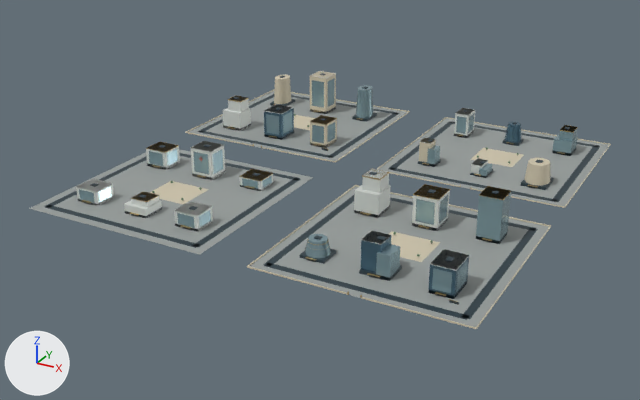
Renders of the glTF model web/public/assets/3d/ampliworld/GC-CITY-2030/GC-TILE-06-15.glb from each side of a commit.
Rendered twice from a camera (50 mm lens) standing at (-3335.0, -1301.0, 589.0) and looking at (-4023.0, -51.0, -36.0). Lighting does not change. The marker at lower left points along +X, +Y and +Z. The first picture is the older version. Where no turn or scale is listed for an object, it has been applied to the vertices. Vertices at exactly the same position are counted once.

The first picture shows 'GC-TILE-06-15-blue', 'GC-TILE-06-15-dark', 'GC-TILE-06-15-glass', 'GC-TILE-06-15-gold', 'GC-TILE-06-15-ivory', 'GC-TILE-06-15-paving', 'GC-TILE-06-15-white' and 1 more.
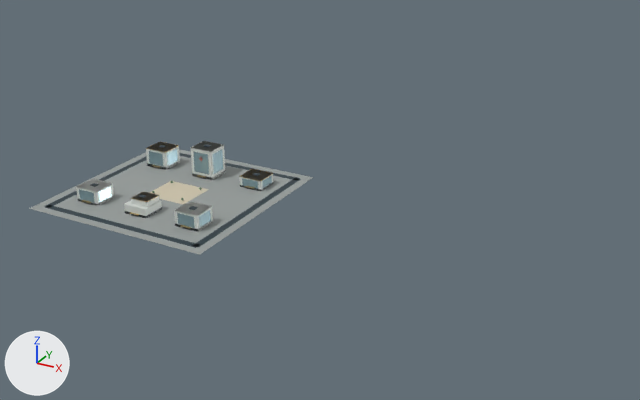
Pixel boxes (x1, y1, x2, y2) of what changed, in the pictures (640 x 400 px):
'GC-TILE-06-15-paving', reshaped (51% narrower, 55% shorter)
    before: (29, 91, 609, 327)
    after: (29, 149, 313, 255)
'GC-TILE-06-15-dark', reshaped (54% narrower, 58% shorter)
    before: (45, 73, 600, 320)
    after: (45, 144, 301, 248)
'GC-TILE-06-15-glass', reshaped (61% narrower, 63% shorter)
    before: (79, 78, 578, 293)
    after: (79, 149, 272, 228)
'GC-TILE-06-15-ivory', reshaped (87% narrower, 91% shorter)
    before: (150, 71, 611, 329)
    after: (150, 181, 209, 204)
'GC-TILE-06-15-white', reshaped (52% narrower, 55% shorter)
    before: (76, 71, 488, 271)
    after: (76, 141, 273, 231)
'GC-TILE-06-15-blue', deleted
    before: (264, 105, 521, 299)
'GC-TILE-06-15-gold', reshaped
    before: (82, 96, 578, 302)
    after: (82, 142, 273, 229)
part 1 of me_mesh_0, deleted
    before: (189, 91, 407, 163)
part 2 of me_mesh_0, deleted
    before: (378, 118, 609, 207)
part 3 of me_mesh_0, deleted
    before: (250, 186, 549, 327)
part 4 of me_mesh_1, deleted
    before: (197, 73, 600, 320)
part 5 of me_mesh_2, deleted
    before: (186, 71, 611, 329)
part 6 of me_mesh_6, deleted
    before: (223, 71, 488, 271)
part 7 of me_mesh_5, deleted
    before: (227, 96, 578, 302)
part 8 of me_mesh_7, deleted
    before: (266, 78, 578, 293)

The edits, one by one:
me_mesh_0 is used by ob_gc_tile_06_15_paving; location (0.0, 0.0, 0.0).
me_mesh_0 had 32 vertices, 48 faces and spanned x -4379.0..-3621.0, y -379.0..379.0, z 0.0.
me_mesh_0 now has 8 vertices, 12 faces and spans x -4379.0..-4041.0, y -379.0..-41.0, z 0.0.
me_mesh_0 part 1: the loose piece of 8 vertices spanning x -4379.0..-4041.0, y 41.0..379.0, z 0.0 is deleted.
me_mesh_0 part 2: the loose piece of 8 vertices spanning x -3959.0..-3621.0, y 41.0..379.0, z 0.0 is deleted.
me_mesh_0 part 3: the loose piece of 8 vertices spanning x -3959.0..-3621.0, y -379.0..-41.0, z 0.0 is deleted.
me_mesh_1 is used by ob_gc_tile_06_15_dark; location (0.0, 0.0, 0.0).
me_mesh_1 had 528 vertices, 792 faces and spanned x -4364.0..-3636.0, y -364.0..364.0, z 0.0..80.0.
me_mesh_1 now has 128 vertices, 192 faces and spans x -4364.0..-4056.0, y -364.0..-56.0, z 0.0..54.0.
me_mesh_1 part 4: 50 loose pieces with 400 vertices, spanning x -4364.0..-3636.0, y -364.0..364.0, z 0.0..80.0, are deleted.
me_mesh_2 is used by ob_gc_tile_06_15_ivory; location (0.0, 0.0, 0.0).
me_mesh_2 had 220 vertices, 344 faces and spanned x -4380.0..-3620.0, y -380.0..380.0, z 0.0..79.0.
me_mesh_2 now has 8 vertices, 12 faces and spans x -4250.0..-4170.0, y -246.0..-174.0, z 0.0.
me_mesh_2 part 5: 23 loose pieces with 212 vertices, spanning x -4380.0..-3620.0, y -380.0..380.0, z 0.0..79.0, are deleted.
me_mesh_5 is used by ob_gc_tile_06_15_gold; location (0.0, 0.0, 0.0).
me_mesh_5 had 802 vertices, 1308 faces and spanned x -4332.0..-3661.0, y -380.0..325.0, z 0.0..72.0.
me_mesh_5 now has 72 vertices, 108 faces and spans x -4332.0..-4088.0, y -322.0..-98.0, z 4.0..34.0.
me_mesh_5 part 7: 65 loose pieces with 730 vertices, spanning x -4325.0..-3661.0, y -380.0..325.0, z 0.0..72.0, are deleted.
me_mesh_6 is used by ob_gc_tile_06_15_white; location (0.0, 0.0, 0.0).
me_mesh_6 had 192 vertices, 288 faces and spanned x -4332.0..-3671.0, y -323.0..324.0, z 0.0..79.0.
me_mesh_6 now has 80 vertices, 120 faces and spans x -4332.0..-4088.0, y -318.0..-98.0, z 0.0..53.0.
me_mesh_6 part 6: 14 loose pieces with 112 vertices, spanning x -4331.0..-3671.0, y -323.0..324.0, z 0.0..79.0, are deleted.
me_mesh_7 is used by ob_gc_tile_06_15_glass; location (0.0, 0.0, 0.0).
me_mesh_7 had 476 vertices, 728 faces and spanned x -4332.0..-3672.0, y -323.0..326.0, z 0.0..72.0.
me_mesh_7 now has 160 vertices, 240 faces and spans x -4332.0..-4088.0, y -318.0..-98.0, z 3.0..47.0.
me_mesh_7 part 8: 36 loose pieces with 316 vertices, spanning x -4230.0..-3672.0, y -323.0..326.0, z 0.0..72.0, are deleted.
Object 'GC-TILE-06-15-blue' (ob_gc_tile_06_15_blue) is deleted.
